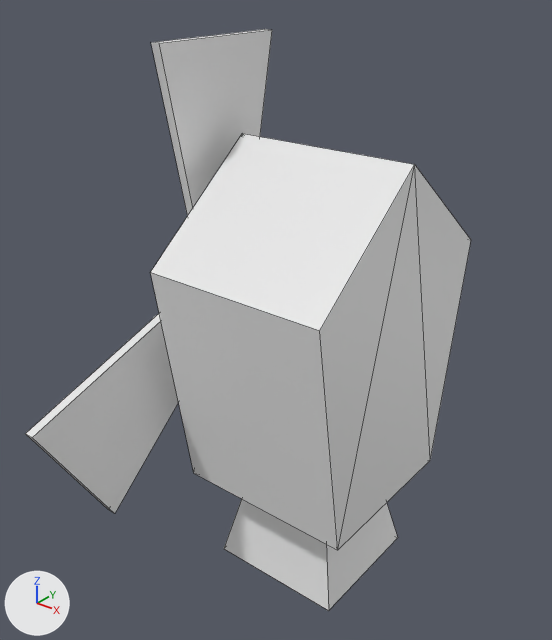
A saved change to the FBX model Assets/Models/Windmill.fbx.
Both versions are drawn from a 50 mm lens placed at (0.713, -0.969, 1.068), pointed at (-0.034, -0.035, 0.489). Every picture has the same lights, and +X, +Y and +Z are marked at lower left. Mesh edges are drawn as thin lines. Where no turn or scale is listed for an object, it has been applied to the vertices.

In view in the first picture: 'Rotor', 'Windmill'.
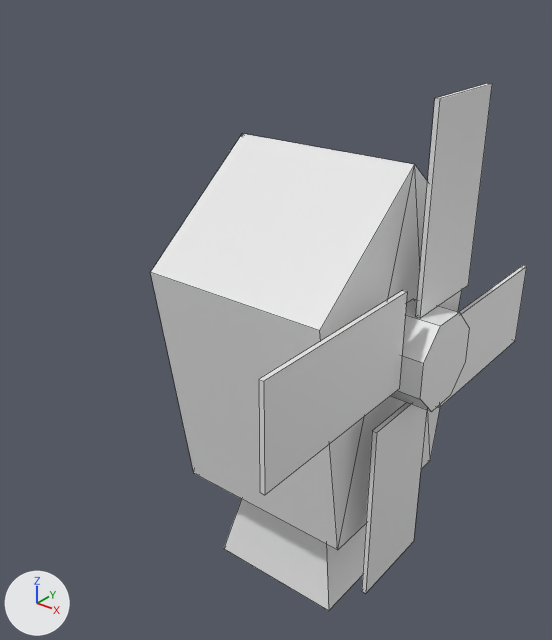
The newer file is also turned or shifted as a whole; pictures and numbers use the older file's frame.

Location of each change, [x1, y1, x2, y2] in pixels of the pictures (552 x 640 px):
'Helix', added
    after: [259, 83, 527, 593]
'Rotor', deleted
    before: [26, 29, 272, 513]

Diff of the bpy script that builds the scene:
```diff
--- a/Assets/Models/Windmill.fbx.py
+++ b/Assets/Models/Windmill.fbx.py
@@ me_helix @@
+me_helix.from_pydata(...)  # 48 vertices, 33 faces; spans x 0.0..0.08, y -0.394..0.394, z -0.394..0.394
@@ ob_rotor @@
-ob_rotor = bpy.data.objects.new('Rotor', me_rotor)
-ob_rotor.location = (-0.183, 0.0, 0.505)
@@ ob_helix @@
+ob_helix = bpy.data.objects.new('Helix', me_helix)
+ob_helix.location = (0.192, 0.0, 0.496)
```
